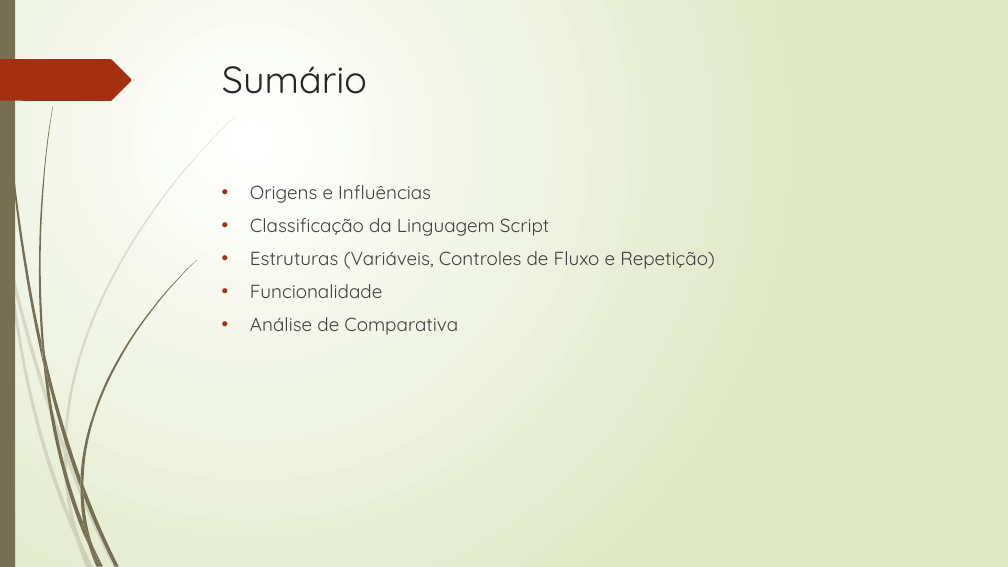
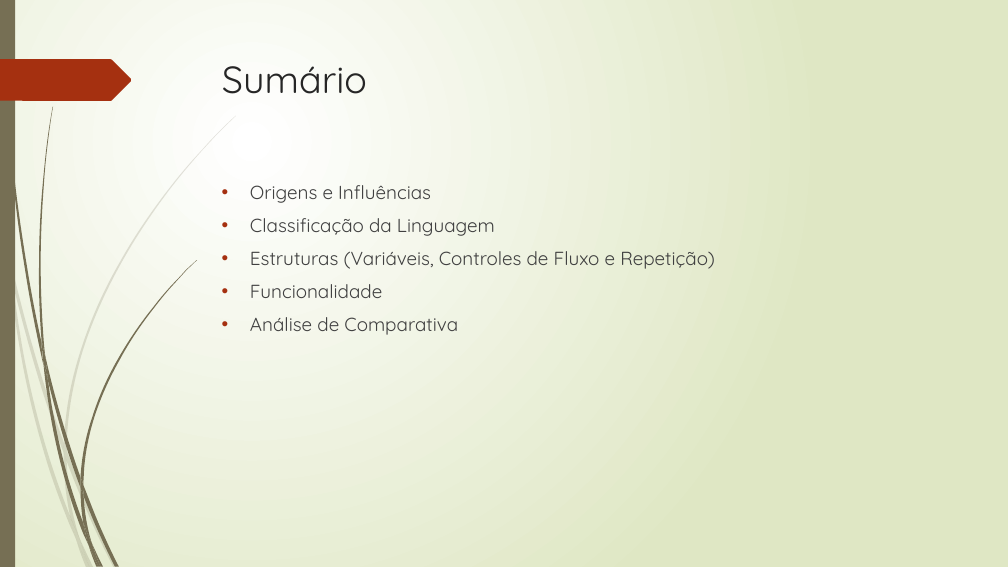
Before and after one commit to martins9/EDL, a slide deck: slide 2 of Tarefa-02/Apresentacao_EDL.pptx. Drawn at 1008x567 pixels with LibreOffice and Linux fonts; fonts in the diff are those of the drawing. Boxes give left, top, right and bottom in pixels: in the first picture for what was removed or moved away, otherwise in the second. Text is boxed around its words. In the diff, an @@ line names an element or a change of style, - is before the commit and + after.

```diff
--- a/Tarefa-02/Apresentacao_EDL.pptx
+++ b/Tarefa-02/Apresentacao_EDL.pptx
@@ text at (250, 218, 495, 236): text changed @@
-• Classificação da Linguagem Script
+• Classificação da Linguagem
```
Also in this commit, not shown: 2 slides added, 1 slide removed, 3 other files.
